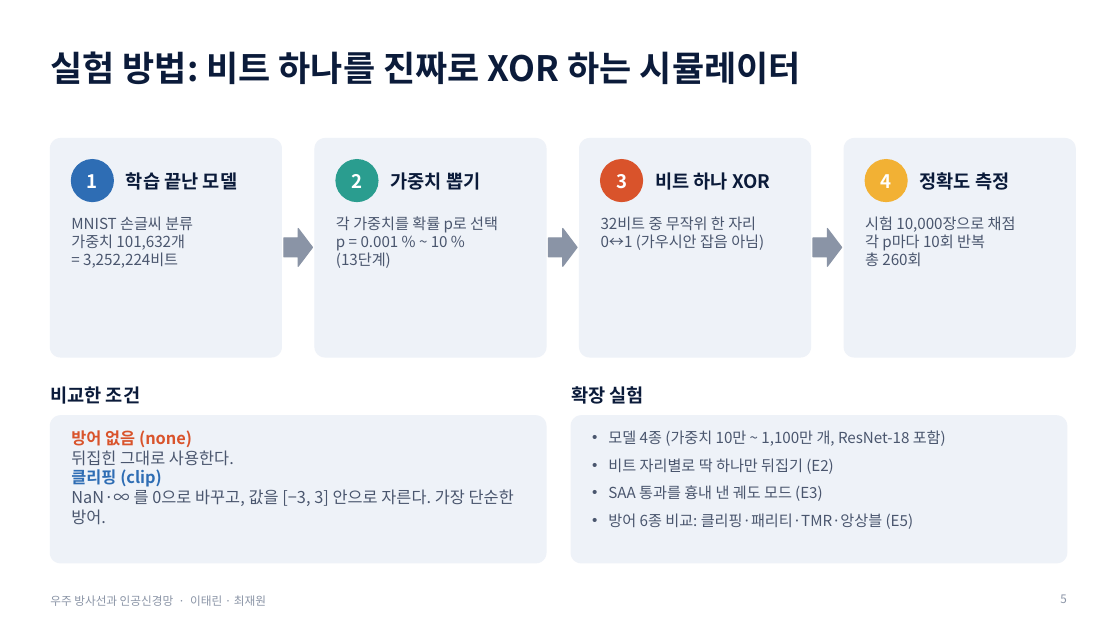
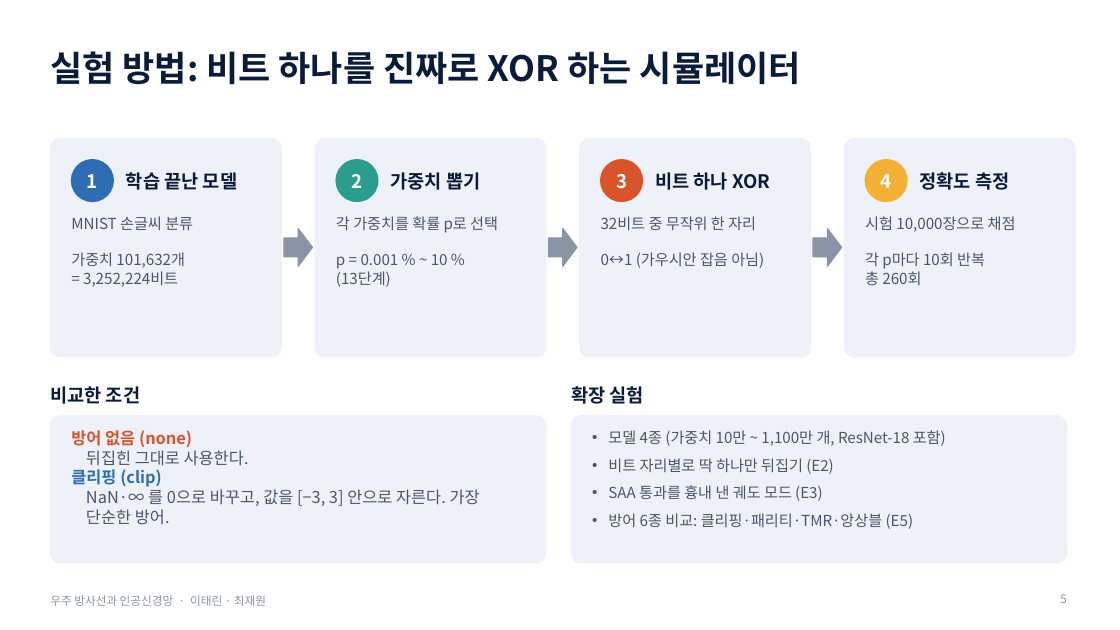
Before and after one commit to SJinLee/AI-in-Space, a slide deck: slide 5 of presentation/slides.pptx. Drawn at 1120x630 pixels with LibreOffice and Linux fonts; fonts in the diff are those of the drawing. Boxes give left, top, right and bottom in pixels: in the first picture for what was removed or moved away, otherwise in the second. Text is boxed around its words. In the diff, an @@ line names an element or a change of style, - is before the commit and + after.

```diff
--- a/presentation/slides.pptx
+++ b/presentation/slides.pptx
@@ 4 texts: place and size @@
-4 texts at <box>71,216,1016,268</box>
+4 texts at <box>71,216,1016,287</box>
@@ text at <box>86,489,480,524</box>: text changed @@
-NaN·∞ 를 0으로 바꾸고, 값을 [−3, 3] 안으로 자른다. 가장 단순한 방어.
+NaN·∞ 를 0으로 바꾸고, 값을 [−3, 3] 안으로 자른다. 가장
+단순한 방어.
```
Also in this commit, not shown: 4 other slides changed.
